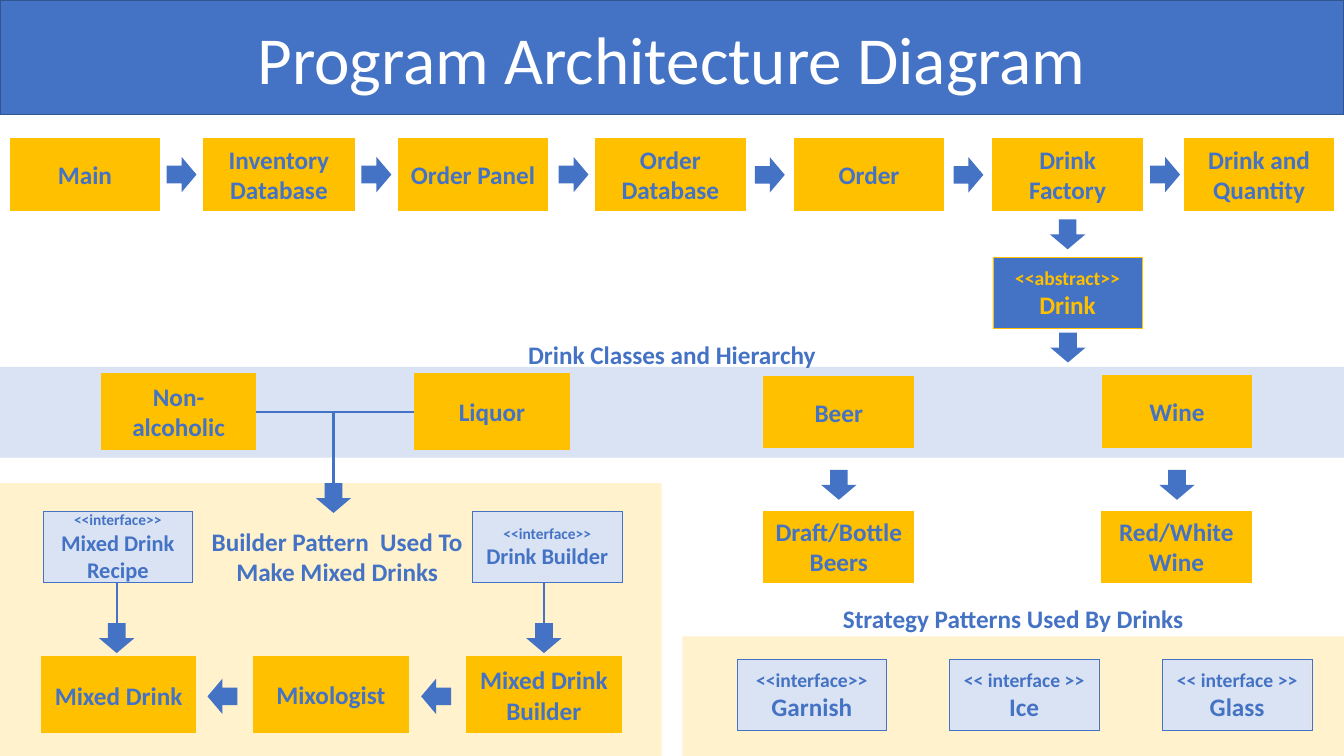
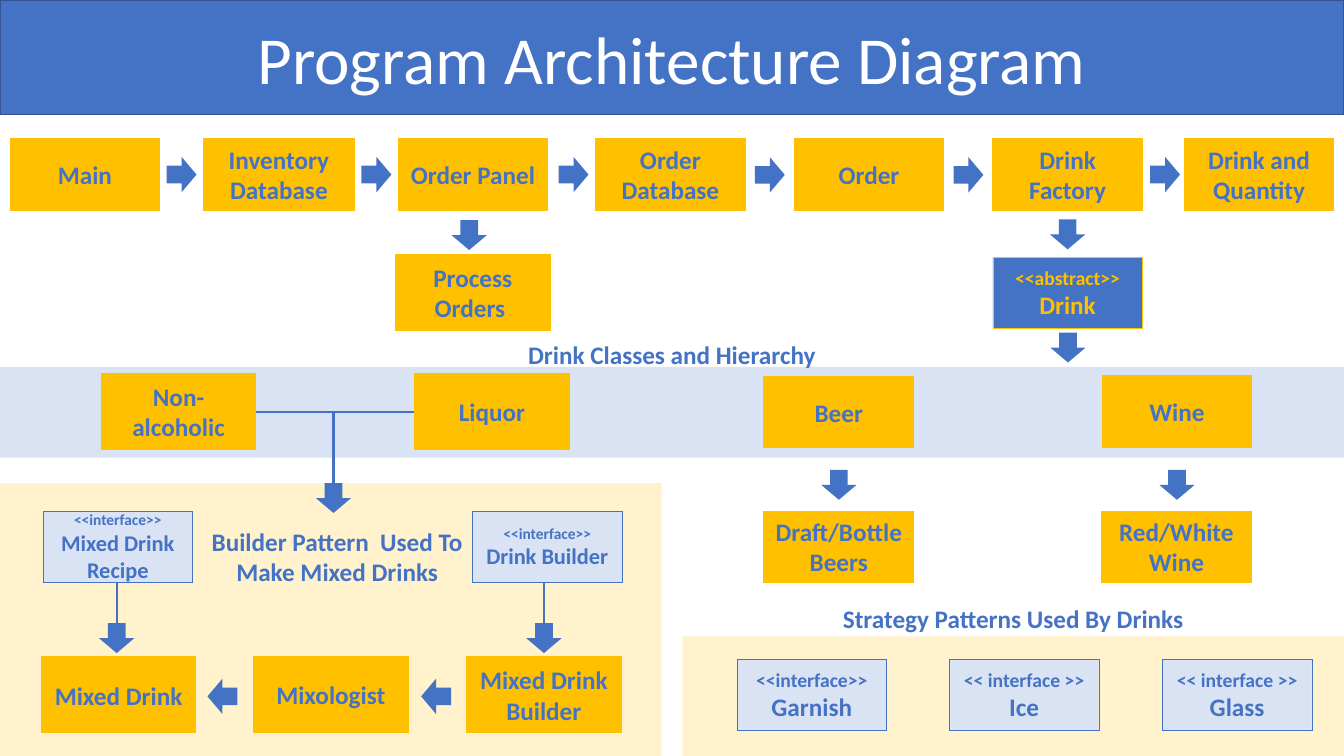
Before and after one commit to knelligan/vu-5278-finalProject-knelligan, a slide deck: slide 6 of FinalProject_v2.pptx. Drawn at 1344x756 pixels with LibreOffice and Linux fonts; fonts in the diff are those of the drawing. Boxes give left, top, right and bottom in pixels: in the first picture for what was removed or moved away, otherwise in the second. Text is boxed around its words. In the diff, an @@ line names an element or a change of style, - is before the commit and + after.

Commit message:
fixed a few things on ppt

```diff
--- a/FinalProject_v2.pptx
+++ b/FinalProject_v2.pptx
@@ right arrow added at [452,220,487,251], fill #4472C4 @@
@@ rectangle added at [398,257,547,328], fill #FFC000, outline #FFC000 4.5 pt, 18 pt, text #4472C4, bold @@
+Process Orders
```
